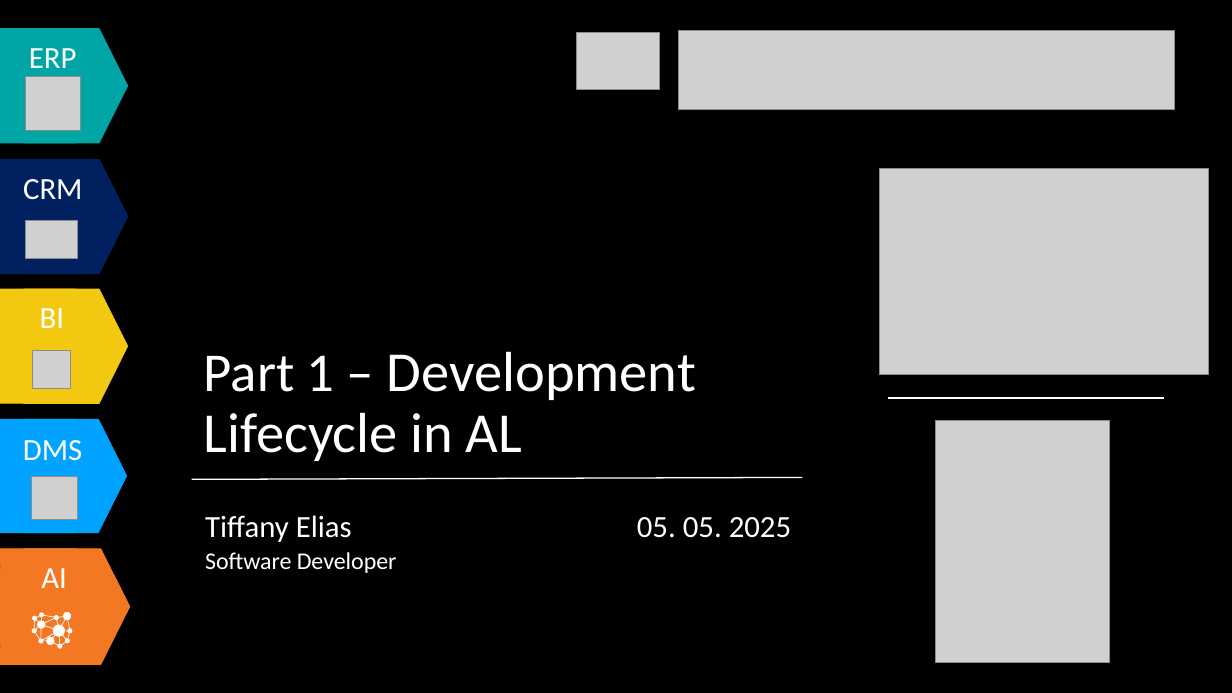
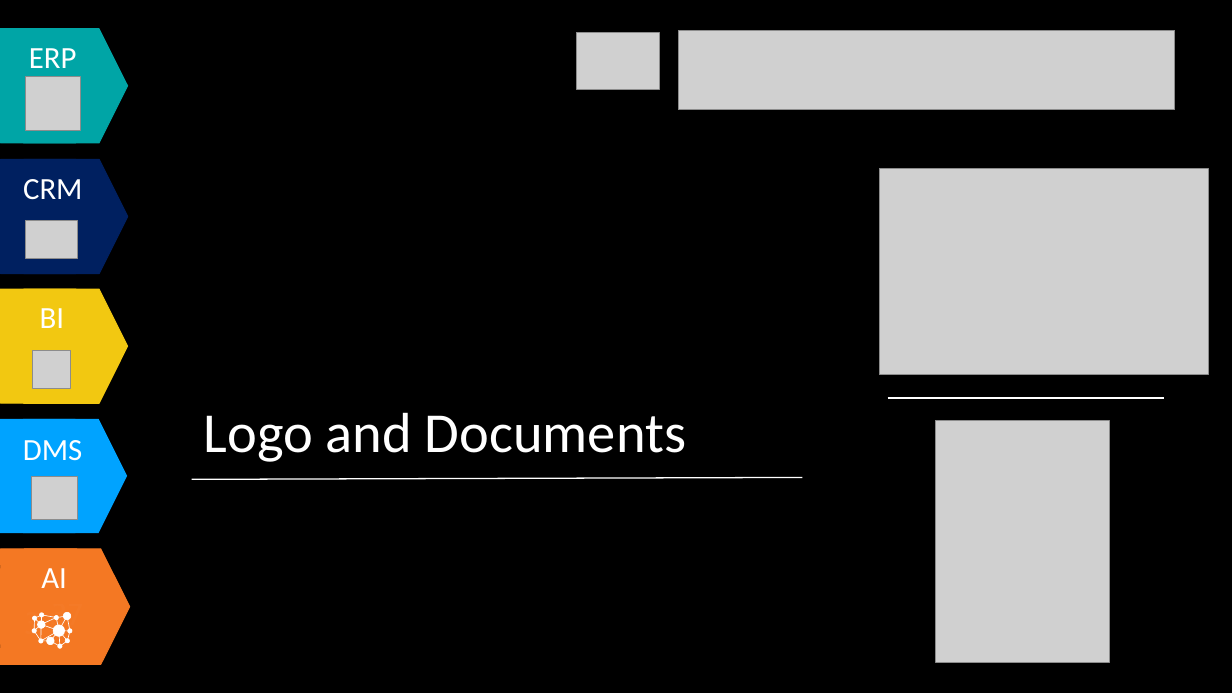
Before and after one commit to Tiffany0160/AdvancedCustomerPage, a slide deck: slide 9 of Document/Business Extension Presentation.pptx (slide 5 before the commit). Drawn at 1232x693 pixels with LibreOffice and Linux fonts; fonts in the diff are those of the drawing; grey boxes stand for pictures. Boxes give left, top, right and bottom in pixels: in the first picture for what was removed or moved away, otherwise in the second. Text is boxed around its words. In the diff, an @@ line names an element or a change of style, - is before the commit and + after.

```diff
--- a/Document/Business Extension Presentation.pptx
+++ b/Document/Business Extension Presentation.pptx
@@ text at box(204, 412, 686, 462): text changed @@
-Part 1 – Development Lifecycle in AL
+Logo and Documents
@@ text removed at box(205, 515, 397, 573) @@
-Tiffany Elias
-Software Developer
@@ text removed at box(637, 517, 791, 538) @@
-05. 05. 2025
```
Also in this commit, not shown: 14 other slides changed, 17 slides added, 2 other files.
